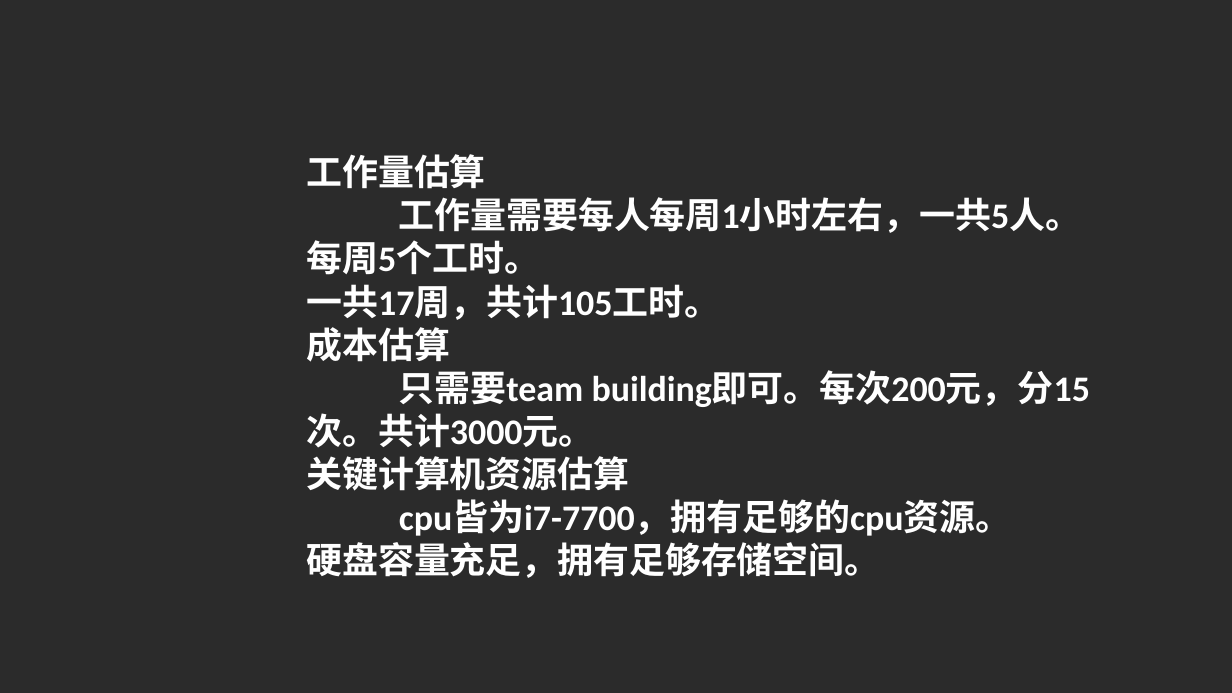
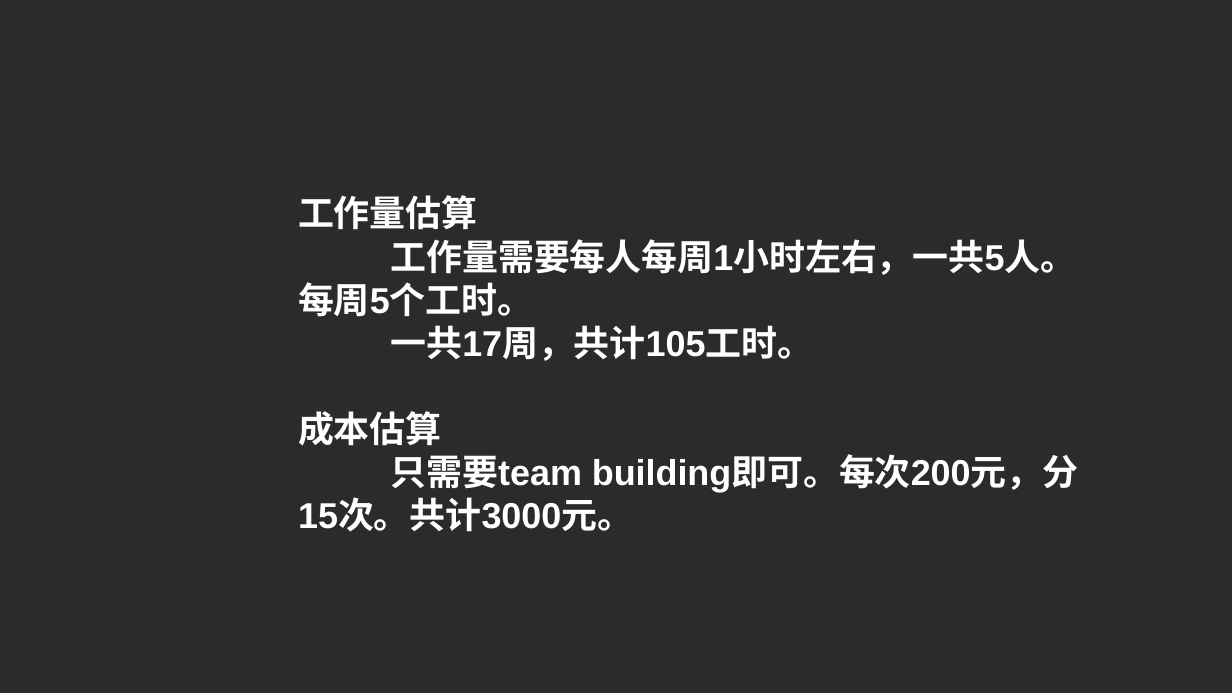
Before and after one commit to tmaczjj/2017work, a slide deck: slide 30 of week5/ppt文档/[prd-03,31501311]项目计划ppt.pptx (slide 31 before the commit). Drawn at 1232x693 pixels with LibreOffice and Linux fonts; fonts in the diff are those of the drawing; background and template pictures are left out; a plain dark background stands for a picture behind light text. Boxes give left, top, right and bottom in pixels: in the first picture for what was removed or moved away, otherwise in the second. Text is boxed around its words. In the diff, an @@ line names an element or a change of style, - is before the commit and + after.

```diff
--- a/week5/ppt文档/[prd-03,31501311]项目计划ppt.pptx
+++ b/week5/ppt文档/[prd-03,31501311]项目计划ppt.pptx
@@ text "工作量估算": place and size @@
-text "工作量估算" at (306,154,1090,578)
+text "工作量估算" at (298,195,1078,532)
@@ text "工作量估算" at (298,195,1078,532): font Calibri to Arial @@
@@ text at (306,456,1011,578): paragraphs removed @@
-关键计算机资源估算
-cpu皆为i7-7700，拥有足够的cpu资源。
-硬盘容量充足，拥有足够存储空间。
```
Also in this commit, not shown: 18 other slides changed, 13 slides added, 14 slides removed, 2 other files.
